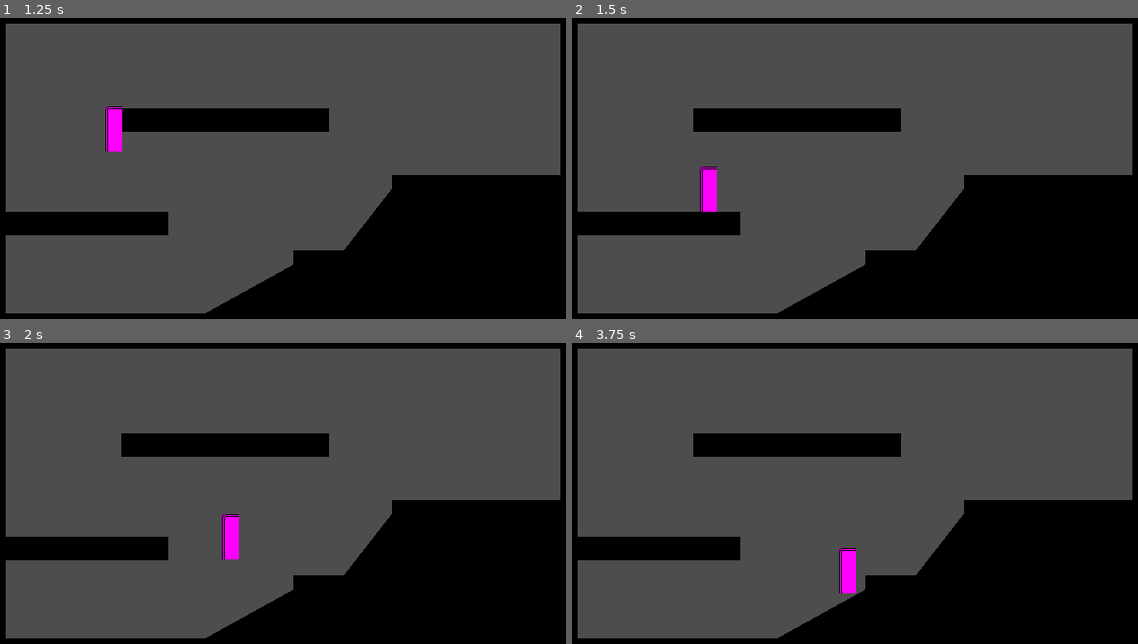
Above: before the commit, frames 1-4 (two rows, left to right).
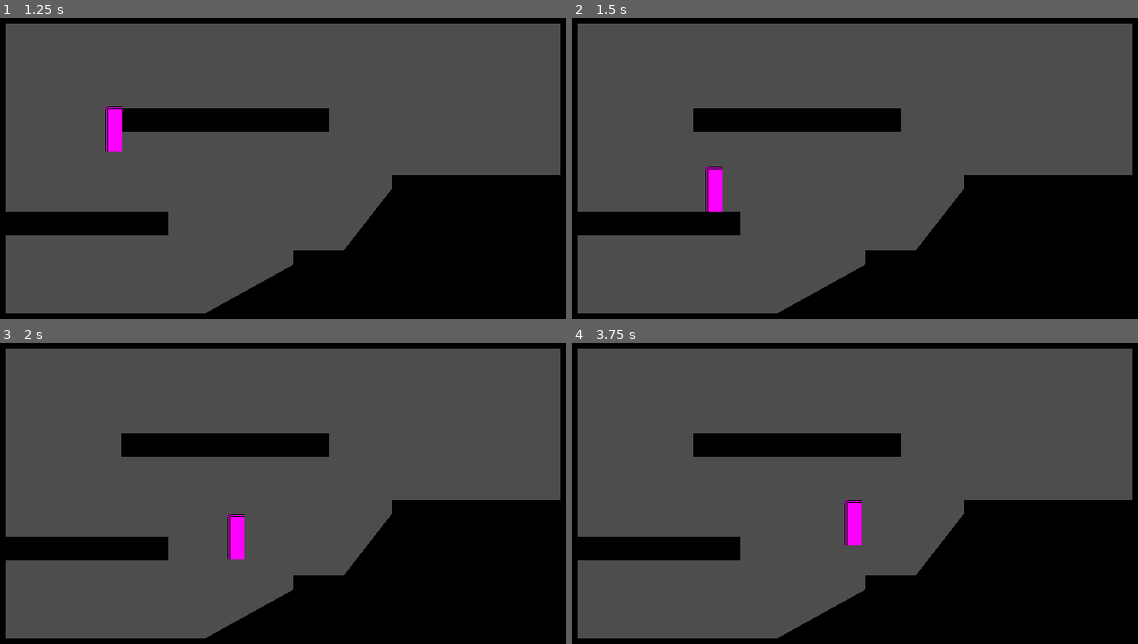
Above: after the commit, the same moments.

Repository: MyrChRya2/Endless-Regret
Game: Godot game, scene res://playground.tscn
Two runs of this game, one before a commit and one after it. Both use one fixed random seed, a clock stepped at 60 frames per second and the inputs below.
Inputs:
- Up to frame 1 (1.25 s): hold D (move_right) from 0.53 s (still down); hold Space (jump) from 0.53 s (still down)
- Up to frame 2 (1.5 s): keep holding D (move_right); release Space (jump) at 1.28 s; tap S (look_down) at 1.35 s
- Up to frame 3 (2 s): keep holding D (move_right); tap Space (jump) at 1.52, 1.55, 1.82 s
- Up to frame 4 (3.75 s): release D (move_right) at 2.03 s; hold A (move_left) 2.03-2.78 s; hold Space (jump) 2.03-2.78 s; tap W (look_up) at 2.1 s; hold D (move_right) from 2.78 s (still down); tap Space (jump) at 2.85, 3.02, 3.32 s; hold Space (jump) from 3.53 s (still down); tap S (look_down) at 3.6 s

Frame 1 is identical in both runs. In frame 2, 0.3% of the frame differs, in the area x 22-27%, y 49-65%; in frame 3, 0.3%; in frame 4, 0.9%, in the area x 47-52%, y 52-84%.

Commit message:
fixed the coyote time

Diff:
--- a/player/scripts/player.gd
+++ b/player/scripts/player.gd
@@ -33,7 +33,8 @@
 var is_jumping: bool = false
 # 土狗时间
 var coyote_timer: float = 0.0
-@export var coyote_time: float = 0.01
+@export var coyote_time: float = 0.27
+
 # 多段跳
 @export var max_extra_jumps: int = 1
 var remaining_jumps: int = 0
@@ -45,6 +46,8 @@
 
 # 运动向量
 var direction: Vector2 = Vector2.ZERO
+# 认不出这个可以重开了
+var current_delta: float = 0.0
 
 #endregion
 
@@ -52,6 +55,8 @@
 func  _ready() -> void:
 	# 初始化 states
 	initialize_states()
+	coyote_timer = coyote_time
+	print(coyote_timer)
 	CAN_JUMP = true
 	pass
 
@@ -60,7 +65,7 @@
 	#region /// 一次性输入
 	# 跳跃
 	if event.is_action("jump"):
-		if is_on_floor() or coyote_timer > 0.0 or CAN_JUMP:
+		if _can_jump():
 			change_state(get_node("States/Jump"))
 			return
 	## 其他一次性动作
@@ -80,11 +85,15 @@
 
 func _physics_process(_delta: float) -> void:
 	# 全局计时维护
-	if is_on_floor():
+	if not is_on_floor() and not is_jumping:
+		coyote_timer = max(0.0, coyote_timer - _delta)
+		#if coyote_timer > 0:
+			#print("coyote timer is now tick tock")
+		#else:
+			#print("coyote timer is done")
+	else:
 		coyote_timer = coyote_time
-		remaining_jumps = max_extra_jumps
-	else:
-		coyote_timer =max(0.0, coyote_timer - _delta)
+		#print("coyote timer reset: ", coyote_time)
 
 	# 重力
 	velocity.y += gravity * _delta
@@ -169,3 +178,10 @@
 # 最终跳跃高度
 func _get_effective_jump_height() -> float:
 	return defult_jump_height * _get_total_jump_height_multiplier()
+
+# 可跳跃判断
+func _can_jump() -> bool:
+	if is_on_floor() or coyote_timer > 0:
+		return true
+	else:
+		return false
--- a/player/states/idle.gd
+++ b/player/states/idle.gd
@@ -8,7 +8,6 @@
 # 进入 state 时会发生什么？
 func enter() -> void:
 	print("enter ", name)
-	player.velocity.x = 0
 	pass
 
 
--- a/player/states/jump.gd
+++ b/player/states/jump.gd
@@ -23,15 +23,15 @@
 # 进入 state 时会发生什么？
 func enter() -> void:
 	print("enter ", name)
-	if player.is_on_floor() or player.coyote_timer > 0.0:
+	player.is_jumping = true
+	if player.is_on_floor():
 		is_grounded_jump = true
-		player.coyote_timer = 0.0
+		print("grounded jump: ", is_grounded_jump)
 	else:
 		is_grounded_jump = false
-		player.remaining_jumps = max(0, player.remaining_jumps - 1)
 	var jump_velocity := sqrt(2 * player.gravity * player._get_effective_jump_height())
 	player.velocity.y = -jump_velocity
-	player.is_jumping = true
+
 
 
 # 退出 state 时会发生什么？
@@ -51,18 +51,8 @@
 
 # 在 state 中 每个 phusics process tick 会发生什么？
 func physics_process(_delta: float) -> PlayerState:
-	# 跳跃截断
-	if player.is_jumping and not Input.is_action_pressed("jump") and player.velocity.y < 0.0:
-		player.velocity.y *= player.jump_cut_multiplier
-		player.is_jumping = false
-
-		if player.remaining_jumps >0:
-			print("remaining jumps is", player.remaining_jumps, "left")
-		else:
-			print("remaining jumps done")
 	# 落地检测
 	if player.is_on_floor():
-		player.coyote_timer = player.coyote_time
 		player.is_jumping = false
 		return get_node("../Idle")
 
